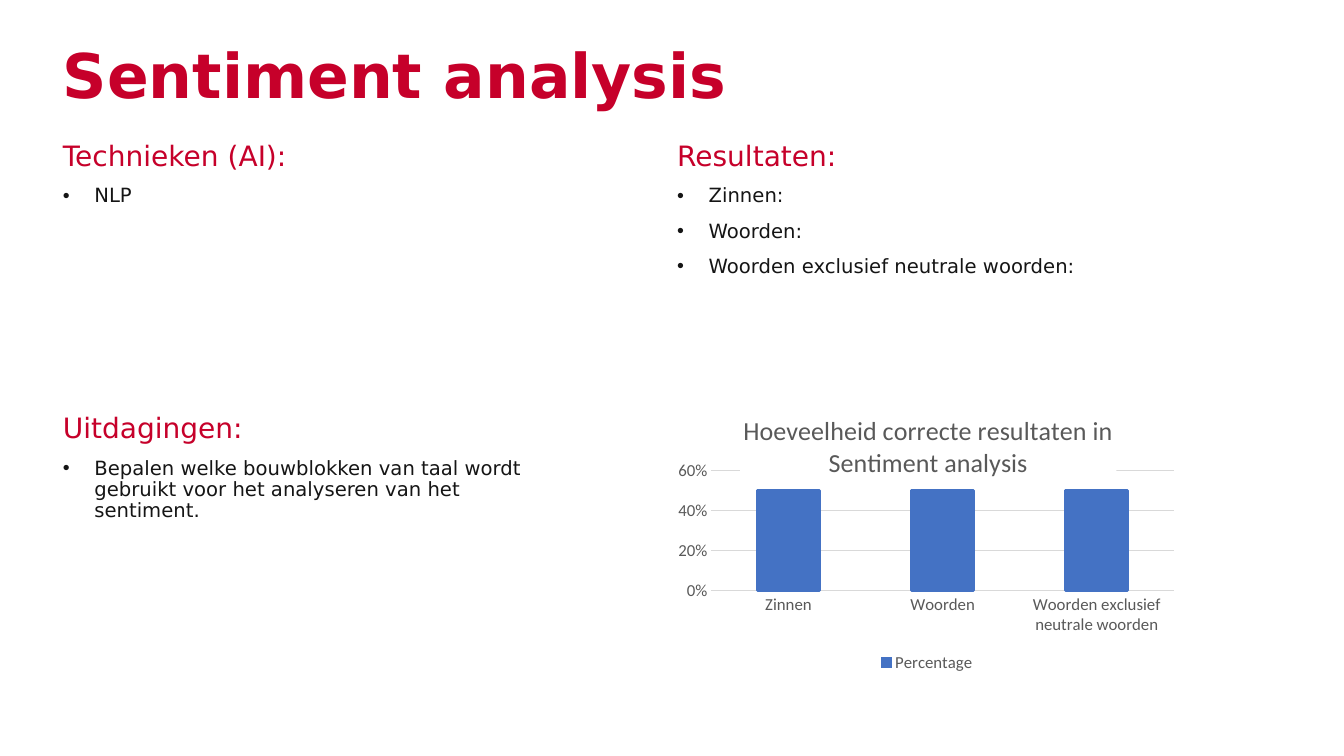
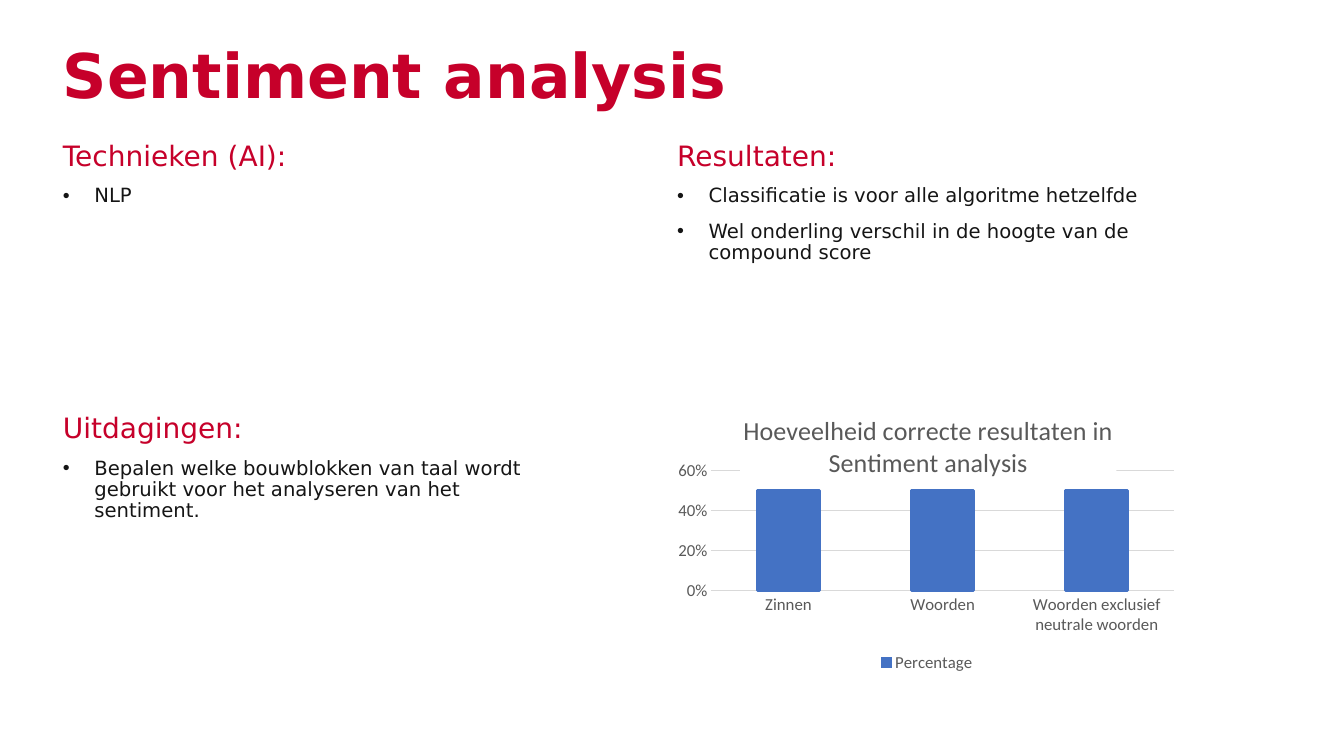
Before and after one commit to JobHaast/Artificial-Inteligence-Final-Assignment, a slide deck: slide 1 of Metrics.pptx. Drawn at 1344x756 pixels with LibreOffice and Linux fonts; fonts in the diff are those of the drawing. Boxes give left, top, right and bottom in pixels: in the first picture for what was removed or moved away, otherwise in the second. Text is boxed around its words. In the diff, an @@ line names an element or a change of style, - is before the commit and + after.

```diff
--- a/Metrics.pptx
+++ b/Metrics.pptx
@@ text at bbox=[709, 187, 1137, 263]: text changed @@
-• Zinnen:
-• Woorden:
-• Woorden exclusief neutrale woorden:
+• Classificatie is voor alle algoritme hetzelfde
+• Wel onderling verschil in de hoogte van de compound score
```
Also in this commit, not shown: 1 other slide changed, 4 other files.
